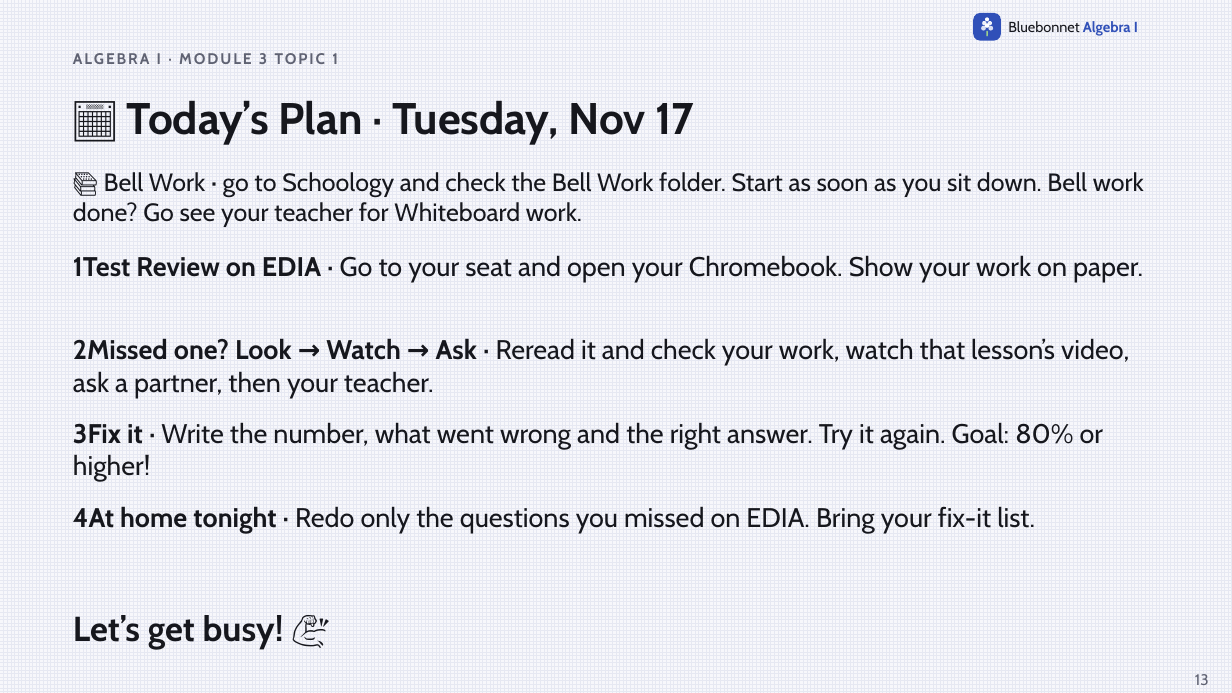
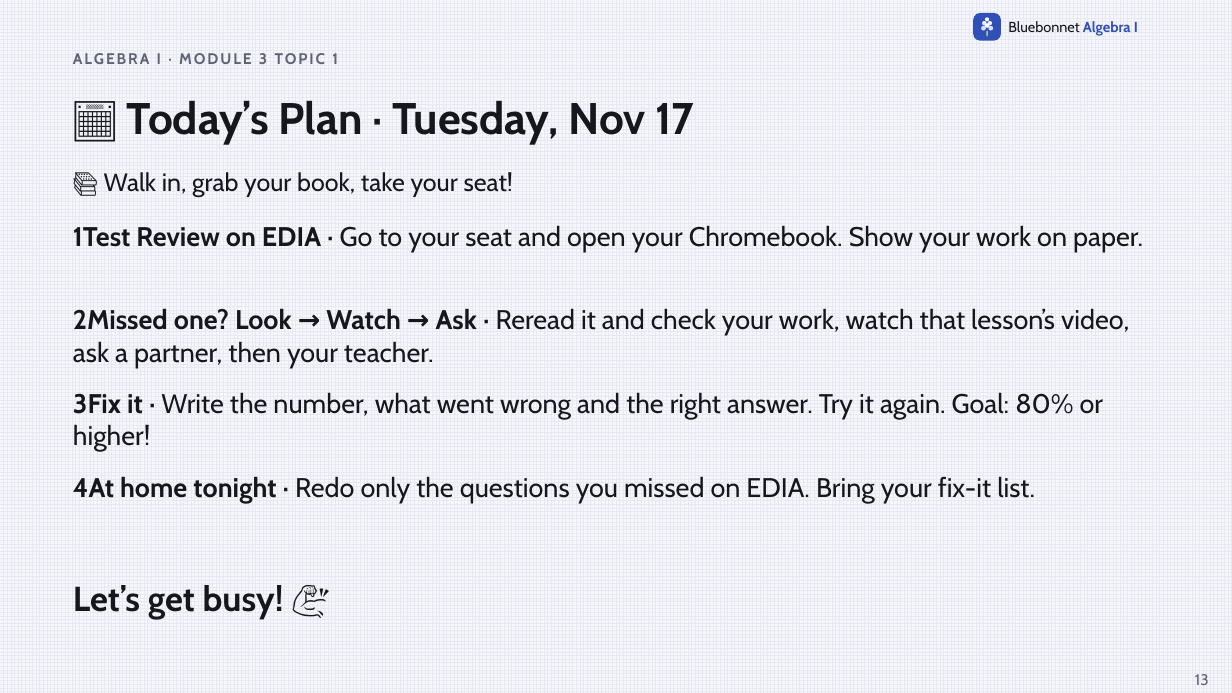
Before and after one commit to Apolloat2022/Algebra1M2U1L4, a slide deck: slide 13 of Module 3 topic 1/m3t1-daily-plan-nov10-17.pptx. Drawn at 1232x693 pixels with LibreOffice and Linux fonts; fonts in the diff are those of the drawing. Boxes give left, top, right and bottom in pixels: in the first picture for what was removed or moved away, otherwise in the second. Text is boxed around its words. In the diff, an @@ line names an element or a change of style, - is before the commit and + after.

```diff
--- a/Module 3 topic 1/m3t1-daily-plan-nov10-17.pptx
+++ b/Module 3 topic 1/m3t1-daily-plan-nov10-17.pptx
@@ text at (x1=104, y1=172, x2=514, y2=196): text changed @@
-📚 Bell Work · go to Schoology and check the Bell Work folder. Start as soon as you sit down. Bell work done? Go see your teacher for Whiteboard work.
+📚 Walk in, grab your book, take your seat!
@@ 5 texts moved together from (x1=73, y1=255, x2=1143, y2=649) to (x1=73, y1=225, x2=1143, y2=619) @@
```
Also in this commit, not shown: 3 other files.
